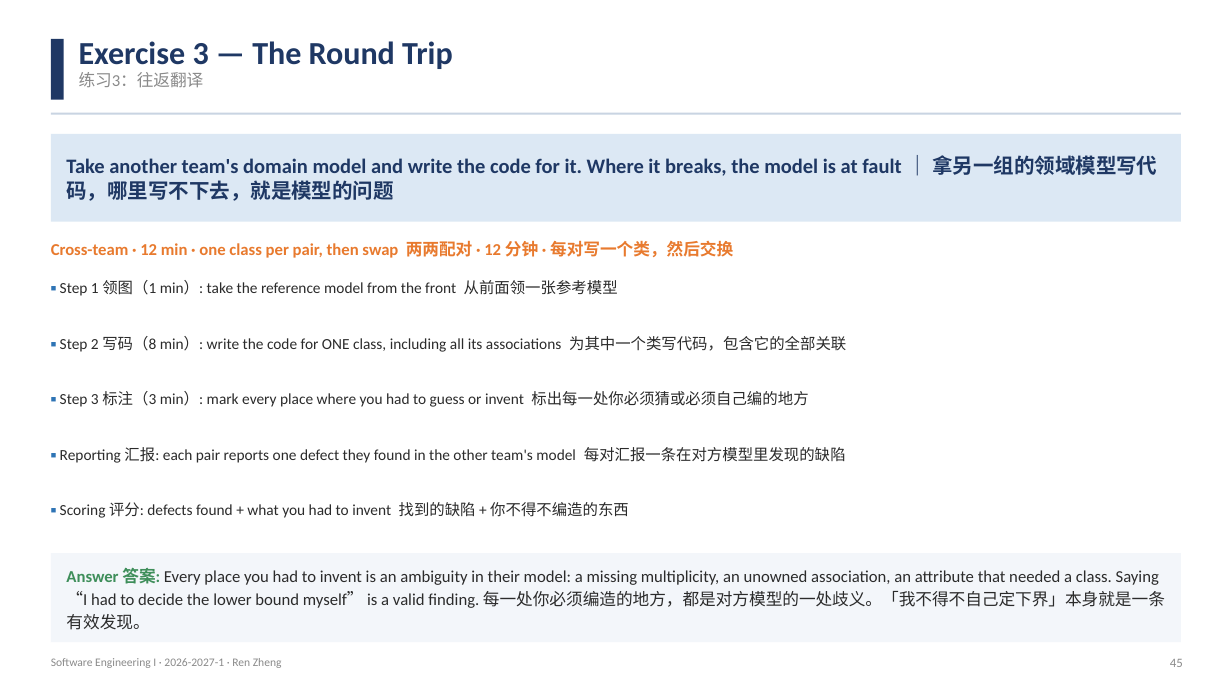
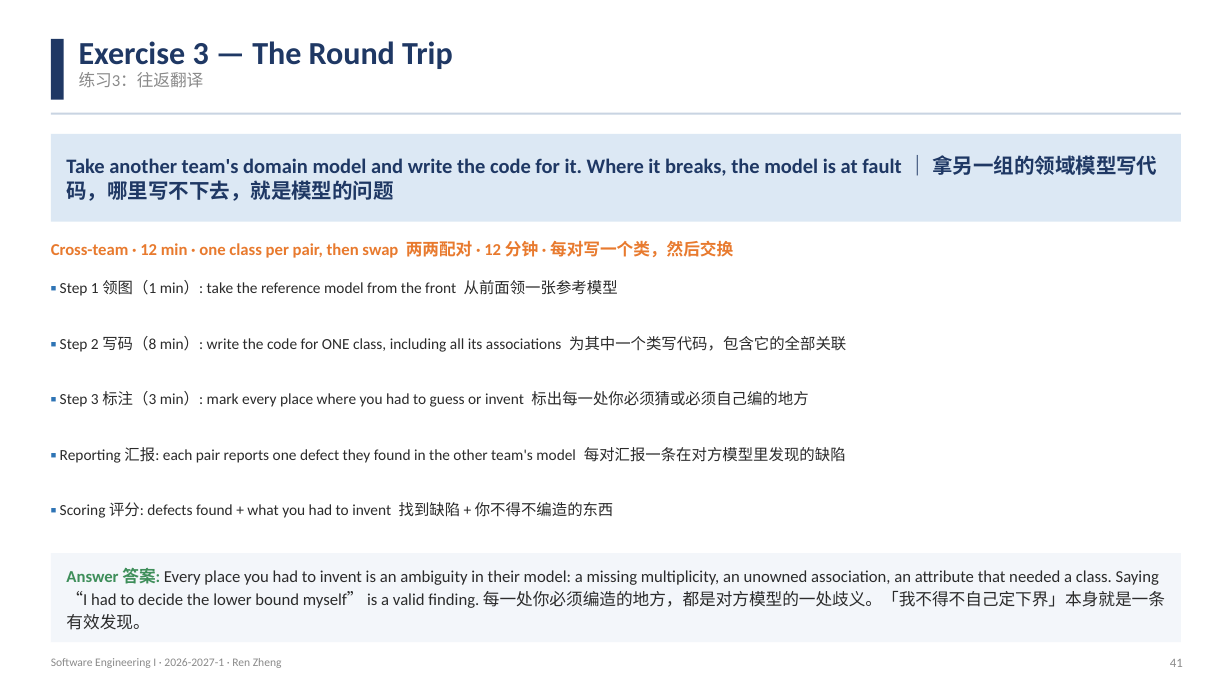
Before and after one commit to klausren/software-engineering-course, a slide deck: slide 41 of 01-slides/W09-Requirements-Modeling-Domain-Model.pptx (slide 45 before the commit). Drawn at 1232x693 pixels with LibreOffice and Linux fonts; fonts in the diff are those of the drawing. Boxes give left, top, right and bottom in pixels: in the first picture for what was removed or moved away, otherwise in the second. Text is boxed around its words. In the diff, an @@ line names an element or a change of style, - is before the commit and + after.

```diff
--- a/01-slides/W09-Requirements-Modeling-Domain-Model.pptx
+++ b/01-slides/W09-Requirements-Modeling-Domain-Model.pptx
@@ text at [60, 502, 614, 518]: text changed @@
-▪ Scoring 评分: defects found + what you had to invent 找到的缺陷 + 你不得不编造的东西
+▪ Scoring 评分: defects found + what you had to invent 找到缺陷 + 你不得不编造的东西
@@ text at [1170, 659, 1183, 667]: text changed @@
-45
+41
```
Also in this commit, not shown: 25 other slides changed, 6 slides added, 10 slides removed.
